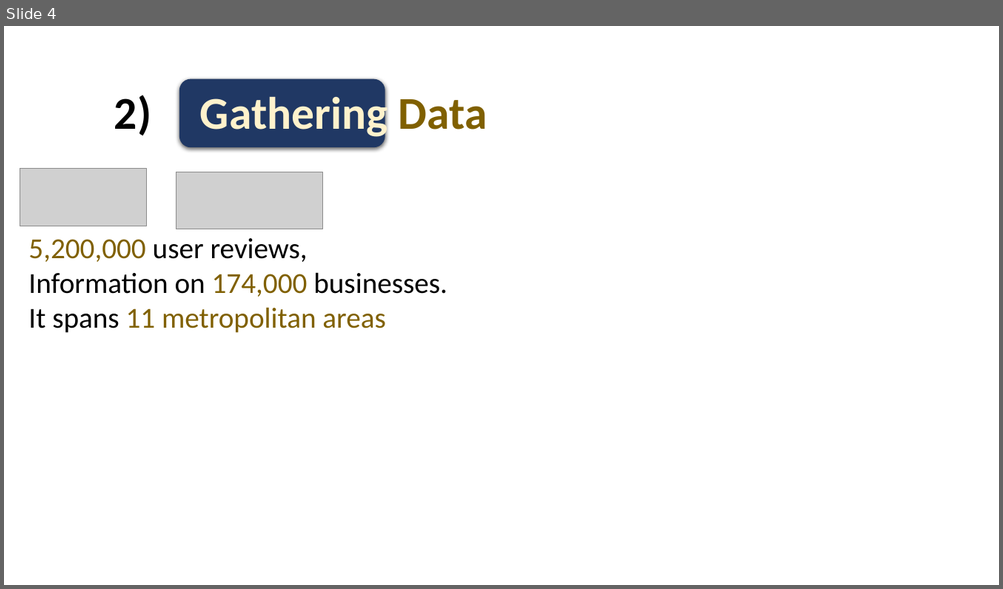
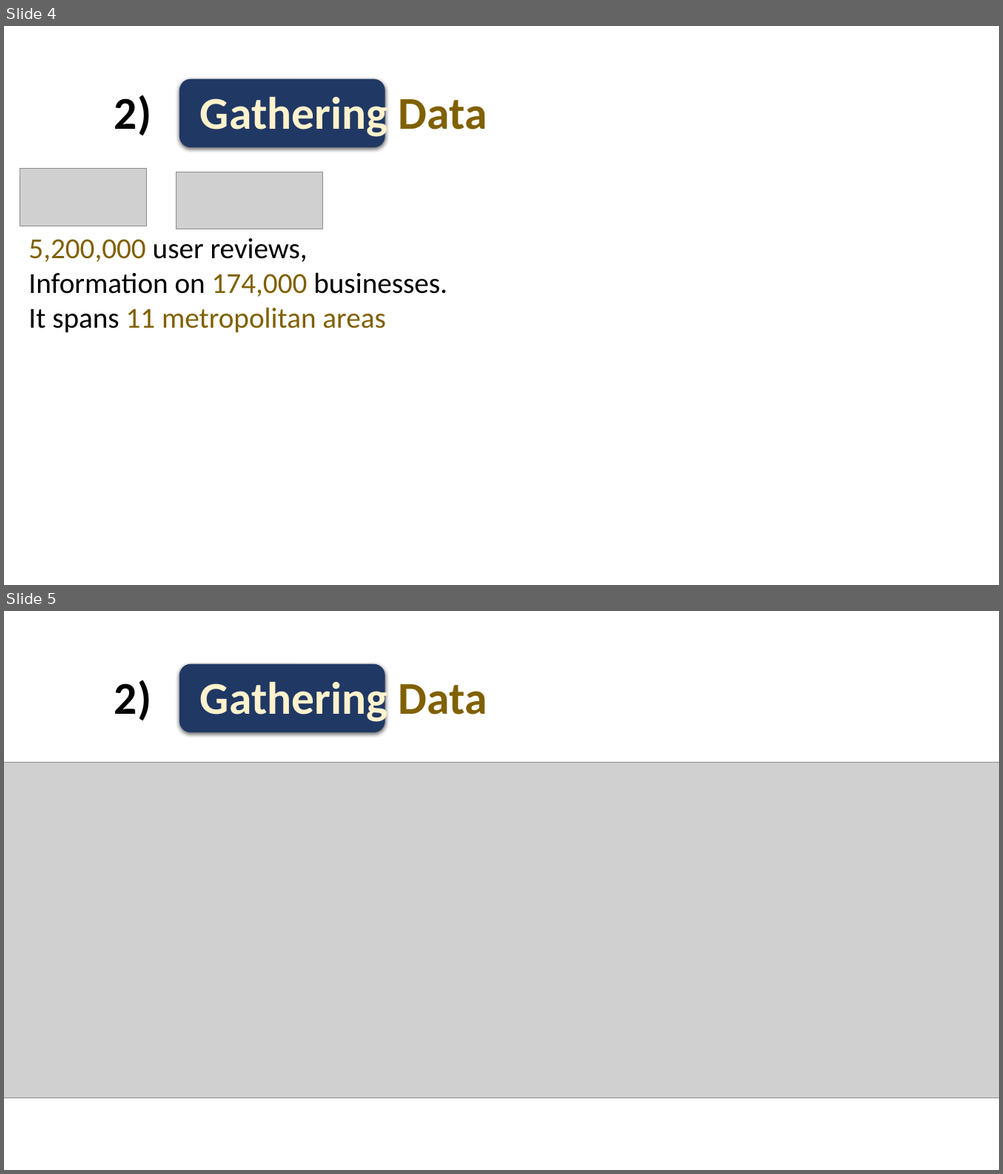
Before and after one commit to Tinsae/Thinkful-Data-Science, a slide deck: DS/Unit 3/Capstone_Presentation1.pptx. Shown one above the other, each under a label of ours: slide 4 before the commit, slides 4 and 5 after it. The pictures are 1003x589 and 1003x1174 pixels, drawn with LibreOffice and Linux fonts; fonts in the diff are those of the drawing; grey boxes stand for pictures. Boxes give left, top, right and bottom in pixels: in the first picture for what was removed or moved away, otherwise in the second. Text is boxed around its words. In the diff, an @@ line names an element or a change of style, - is before the commit and + after.

```diff
--- a/DS/Unit 3/Capstone_Presentation1.pptx
+++ b/DS/Unit 3/Capstone_Presentation1.pptx
@@ slide 5 added at (x1=4, y1=611, x2=999, y2=1170), background #FFFFFF @@
@@ rounded rectangle added at (x1=179, y1=664, x2=385, y2=732), fill #203864 @@
@@ text added at (x1=200, y1=676, x2=487, y2=725), 44 pt, text #FFF2CC, bold @@
+Gathering Data
@@ text added at (x1=114, y1=680, x2=151, y2=721), 44 pt, text #000000, bold @@
+2)
@@ picture added at (x1=4, y1=763, x2=999, y2=1098) @@
```
Also in this commit, not shown: 2 slides changed, 2 other slides added, 3 other files.
